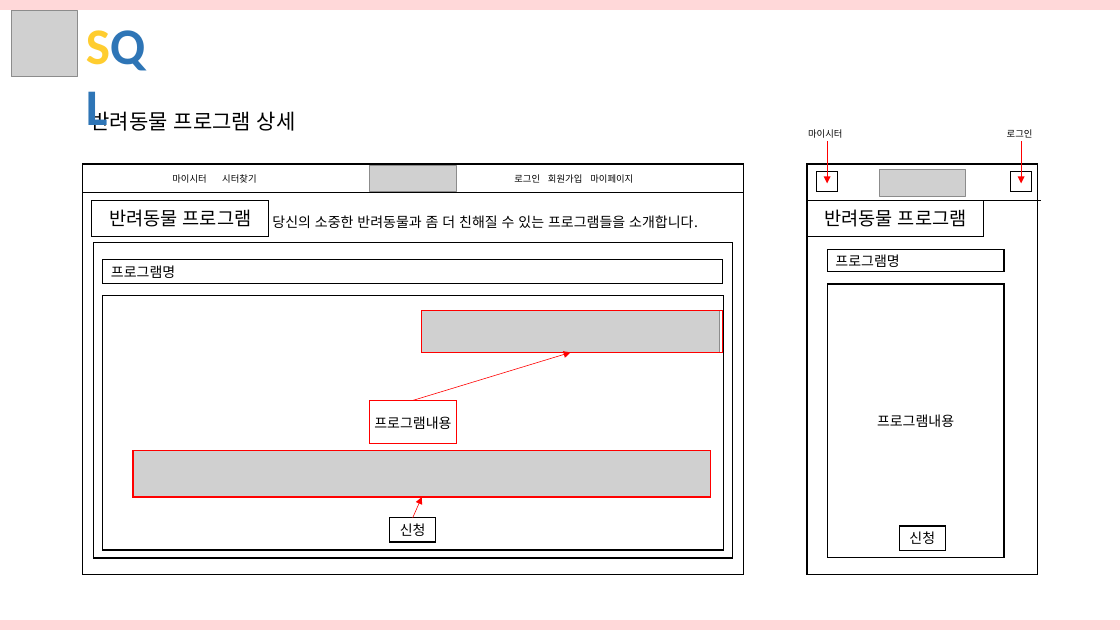
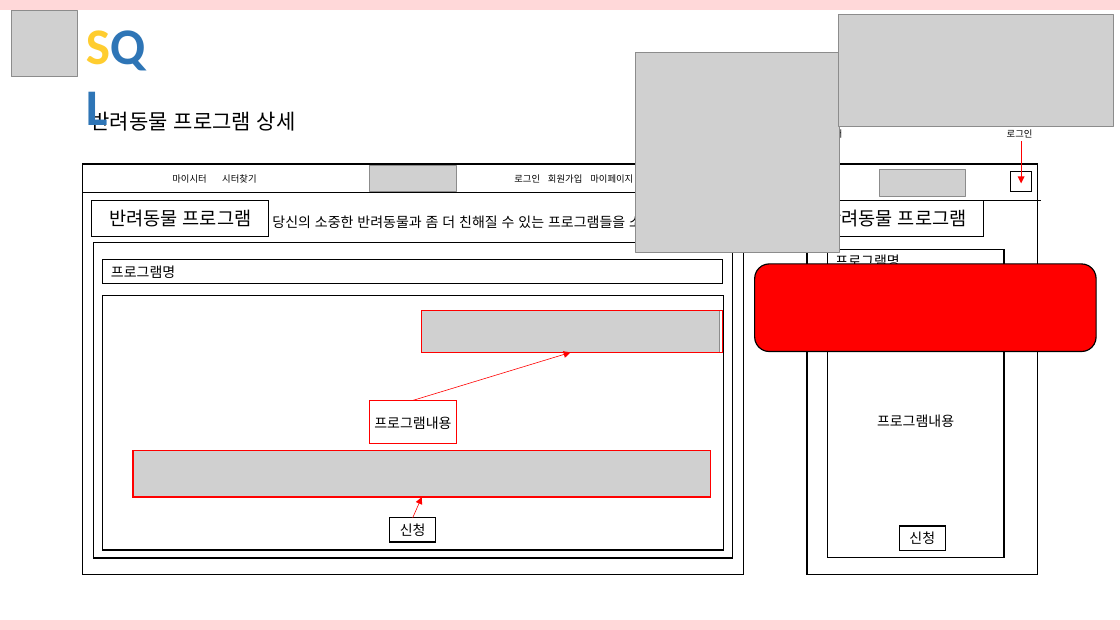
Before and after one commit to hhsw07/ezen-academy-projects, a slide deck: slide 20 of 3조 화면설계서 - SQL 통합.pptx (slide 23 before the commit). Drawn at 1120x630 pixels with LibreOffice and Linux fonts; fonts in the diff are those of the drawing; grey boxes stand for pictures. Boxes give left, top, right and bottom in pixels: in the first picture for what was removed or moved away, otherwise in the second. Text is boxed around its words. In the diff, an @@ line names an element or a change of style, - is before the commit and + after.

```diff
--- a/3조 화면설계서 - SQL 통합.pptx
+++ b/3조 화면설계서 - SQL 통합.pptx
@@ picture added at <box>839,14,1113,126</box> @@
@@ picture added at <box>635,53,839,253</box> @@
@@ arrow removed from (828, 141) to (828, 183) @@
@@ rectangle removed at <box>817,172,838,192</box> @@
@@ rounded rectangle added at <box>755,264,1096,351</box>, fill #FF0000, outline #000000 1 pt @@
```
Also in this commit, not shown: 30 other slides changed, 2 slides added.
